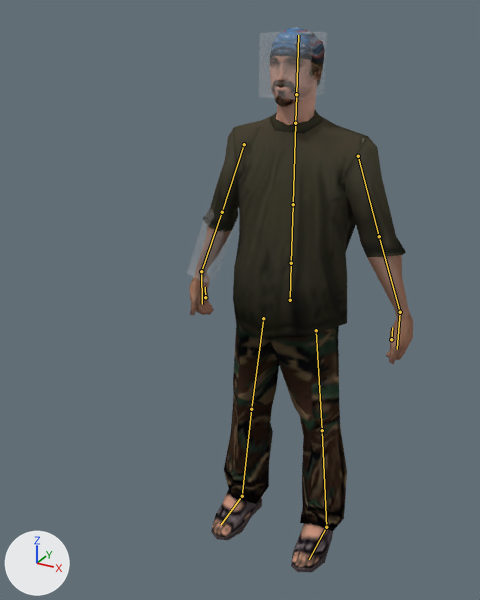
What one commit did to the Blender file public/assets/ped/ped.blend.
The view is the same before and after, from a 50 mm camera at (0.848, -1.895, 1.869) aimed at (-0.094, -0.182, 1.012). The axes (+X, +Y, +Z) are drawn at lower left. The lights are the same throughout. The first picture is the older version. The bones that bend it are drawn over the model as lines. Objects named as collision shapes, trigger or cutter boxes, shadow casters or lower levels of detail are left out.

The first picture shows 'M4', 'body', 'bone_head', 'bone_lower_arm_R'.
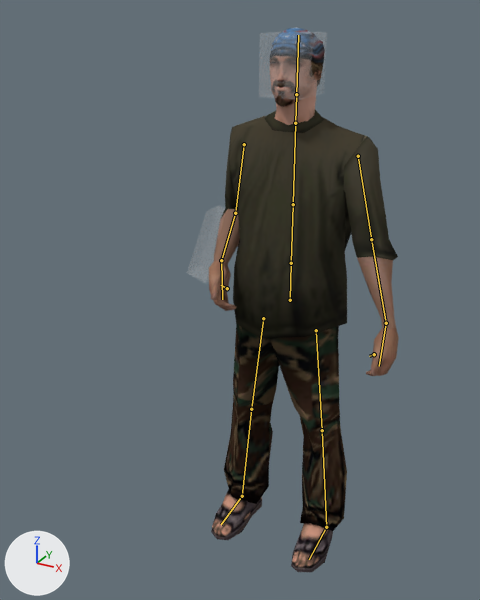
The newer file adds an action. The first version stands in its rest pose; the second is drawn at frame 40 of the action 'idle_item'.

Pixel boxes (x1, y1, x2, y2) of what changed, in the pictures (480 x 600 px):
'body', posed (16% narrower)
    before: (190, 27, 413, 572)
    after: (211, 27, 399, 572)
'Pickaxe', now drawn
    after: (156, 190, 239, 337)
'M4', no longer drawn
    before: (67, 244, 238, 347)
bone 'upper_arm_R', root to tip
    before: (244, 144) to (222, 212)
    after: (244, 144) to (235, 213)
bone 'lower_arm_R', root to tip
    before: (222, 212) to (201, 271)
    after: (235, 213) to (221, 260)
bone 'hand_R', root to tip
    before: (201, 271) to (202, 304)
    after: (221, 260) to (222, 299)
bone 'item_R', root to tip
    before: (205, 297) to (205, 287)
    after: (227, 288) to (221, 285)
bone 'upper_arm_L', root to tip
    before: (358, 156) to (379, 236)
    after: (358, 156) to (371, 239)

What the commit changed:
Bone 'upper_arm_R' (bone_upper_arm_r) turns from (0, 0, 0) to (-9, 29, 4) degrees about its own x, y and z.
Bone 'lower_arm_R' (bone_lower_arm_r) turns from (0, 0, 0) to (39, -9, 71) degrees about its own x, y and z.
Bone 'hand_R' (bone_hand_r) turns from (0, 0, 0) to (-30, -45, -21) degrees about its own x, y and z.
Bone 'item_R' (bone_item_r) turns from (0, 0, 0) to (90, 0, 0) degrees about its own x, y and z.
Bone 'upper_arm_L' (bone_upper_arm_l) turns from (0, 0, 0) to (18, -6, -1) degrees about its own x, y and z.
